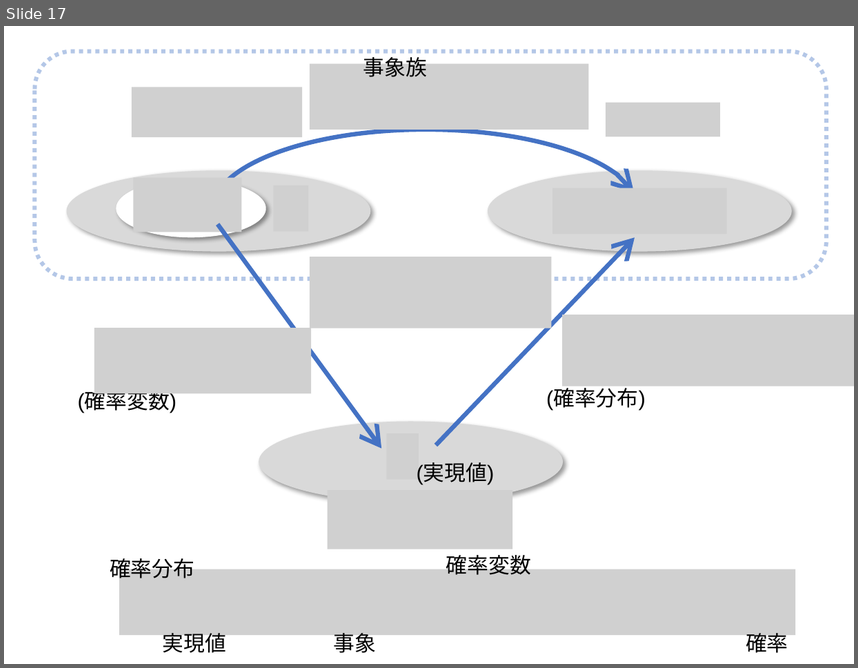
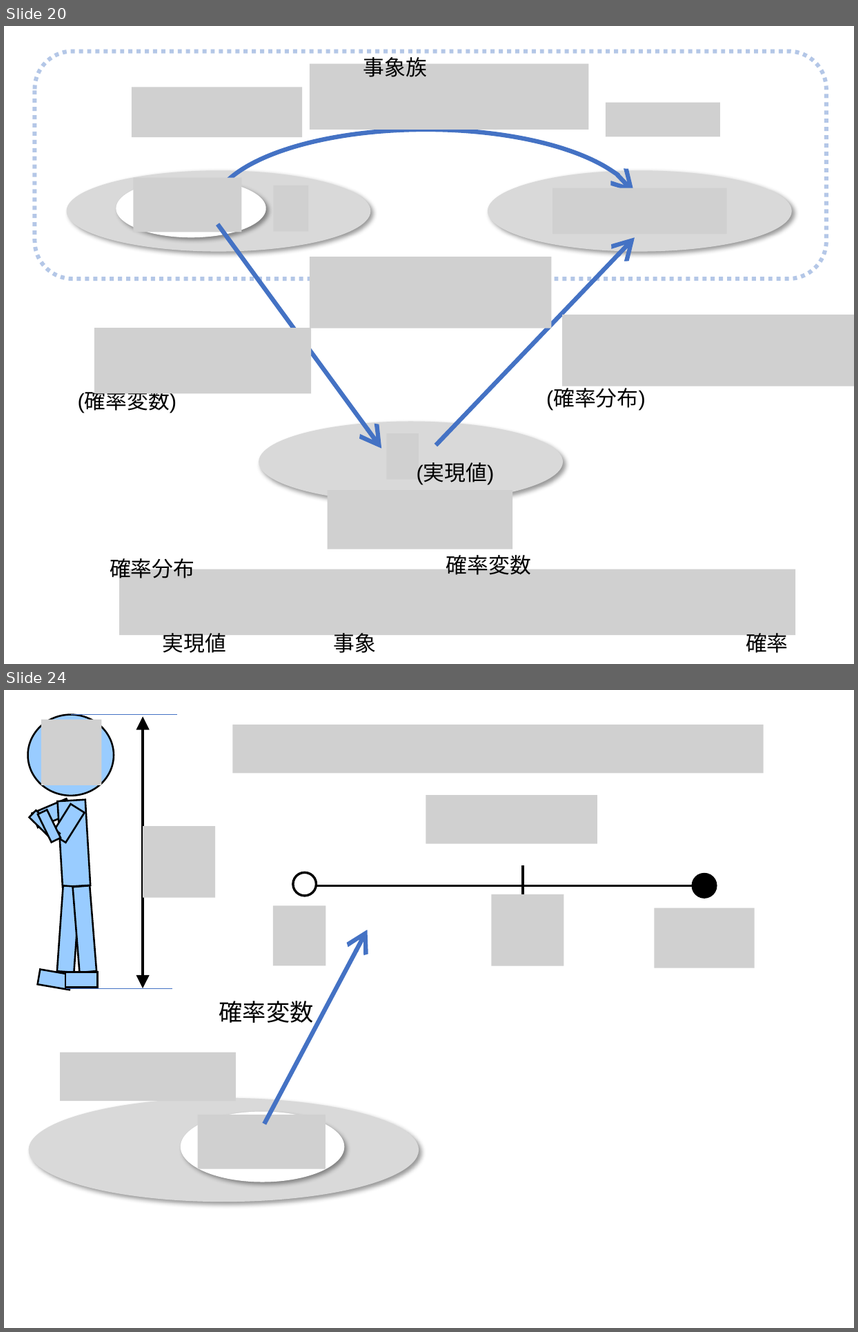
Before and after one commit to kilometer0101/TokyoR79, a slide deck: TokyoR79.pptx. Shown one above the other, each under a label of ours: slide 17 before the commit, slides 20 and 24 after it; the slides between them are not shown. The pictures are 858x668 and 858x1332 pixels, drawn with LibreOffice and Linux fonts; fonts in the diff are those of the drawing; grey boxes stand for pictures. Boxes give left, top, right and bottom in pixels: in the first picture for what was removed or moved away, otherwise in the second. Text is boxed around its words. In the diff, an @@ line names an element or a change of style, - is before the commit and + after.

```diff
--- a/TokyoR79.pptx
+++ b/TokyoR79.pptx
@@ slide 24 added at bbox=[4, 690, 854, 1328], background #FFFFFF @@
@@ picture added at bbox=[232, 725, 763, 773] @@
@@ picture added at bbox=[426, 795, 597, 843] @@
@@ group added at bbox=[27, 715, 215, 989]: 9 rectangles, 2 pictures, 2 lines, 1 ellipse, 1 double arrow @@
@@ ellipse added at bbox=[293, 873, 316, 896], fill #FFFFFF, outline #000000 2 pt @@
@@ line added from (524, 865) to (524, 903), #000000 2 pt @@
@@ ellipse added at bbox=[693, 874, 715, 896], fill #000000, outline #000000 2 pt @@
@@ line added from (305, 885) to (694, 885), #000000 2 pt @@
@@ picture added at bbox=[491, 894, 564, 965] @@
@@ picture added at bbox=[272, 906, 326, 966] @@
@@ picture added at bbox=[654, 907, 755, 968] @@
@@ arrow added from (264, 1123) to (367, 929), #4472C4 3.75 pt @@
@@ text added at bbox=[219, 1000, 314, 1027], 20 pt, text #000000 @@
+確率変数
@@ picture added at bbox=[60, 1052, 236, 1101] @@
@@ ellipse added at bbox=[29, 1098, 419, 1202], fill #D9D9D9 @@
@@ ellipse added at bbox=[181, 1112, 345, 1182], fill #FFFFFF @@
@@ picture added at bbox=[198, 1114, 326, 1169] @@
@@ what was slide 17 is now slide 20 @@
```
Also in this commit, not shown: 8 slides changed, 24 other slides added, 1 slide removed, 2 other files.
